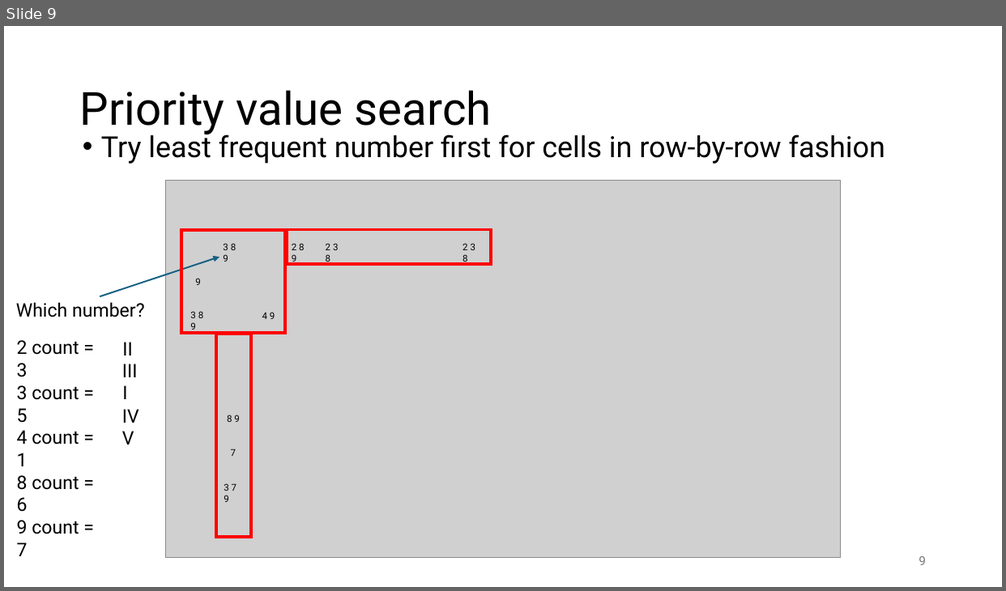
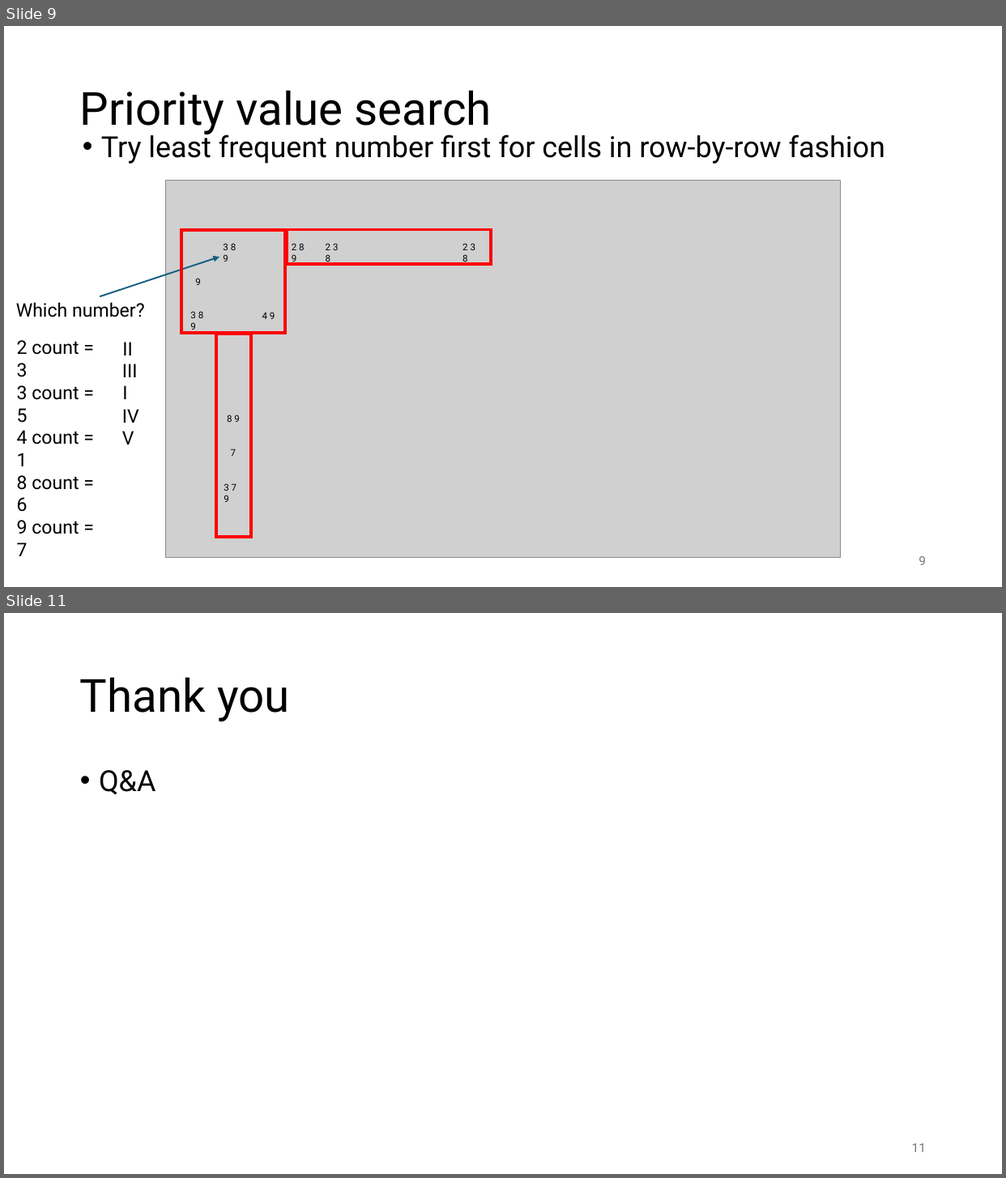
Before and after one commit to MarvinYyrike/sudoku_DFS_solver, a slide deck: Sudoku Solver.pptx. Shown one above the other, each under a label of ours: slide 9 before the commit, slides 9 and 11 after it; the slides between them are not shown. The pictures are 1006x591 and 1006x1178 pixels, drawn with LibreOffice and Linux fonts; fonts in the diff are those of the drawing; grey boxes stand for pictures. Boxes give left, top, right and bottom in pixels: in the first picture for what was removed or moved away, otherwise in the second. Text is boxed around its words. In the diff, an @@ line names an element or a change of style, - is before the commit and + after.

```diff
--- a/Sudoku Solver.pptx
+++ b/Sudoku Solver.pptx
@@ slide 11 added at (4, 613, 1002, 1174), background #FFFFFF @@
@@ title added at (80, 677, 290, 722), 44 pt, text #000000 @@
+Thank you
@@ text added at (99, 770, 155, 794), 28 pt, text #000000 @@
+• Q&A
@@ page number added at (912, 1144, 926, 1152), 12 pt, text #797979 @@
+11
```
Also in this commit, not shown: 2 slides changed, 2 other files.
